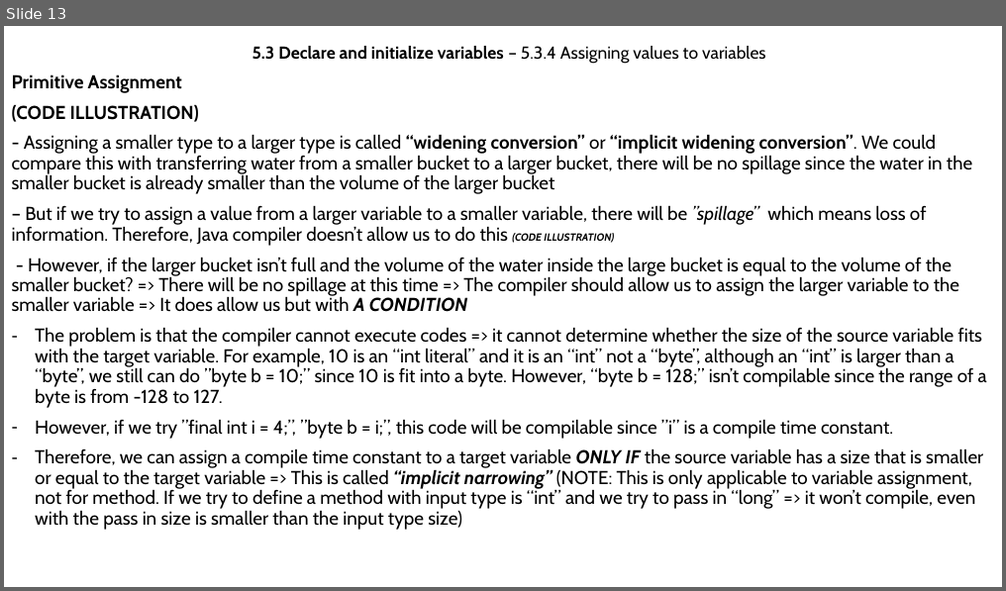
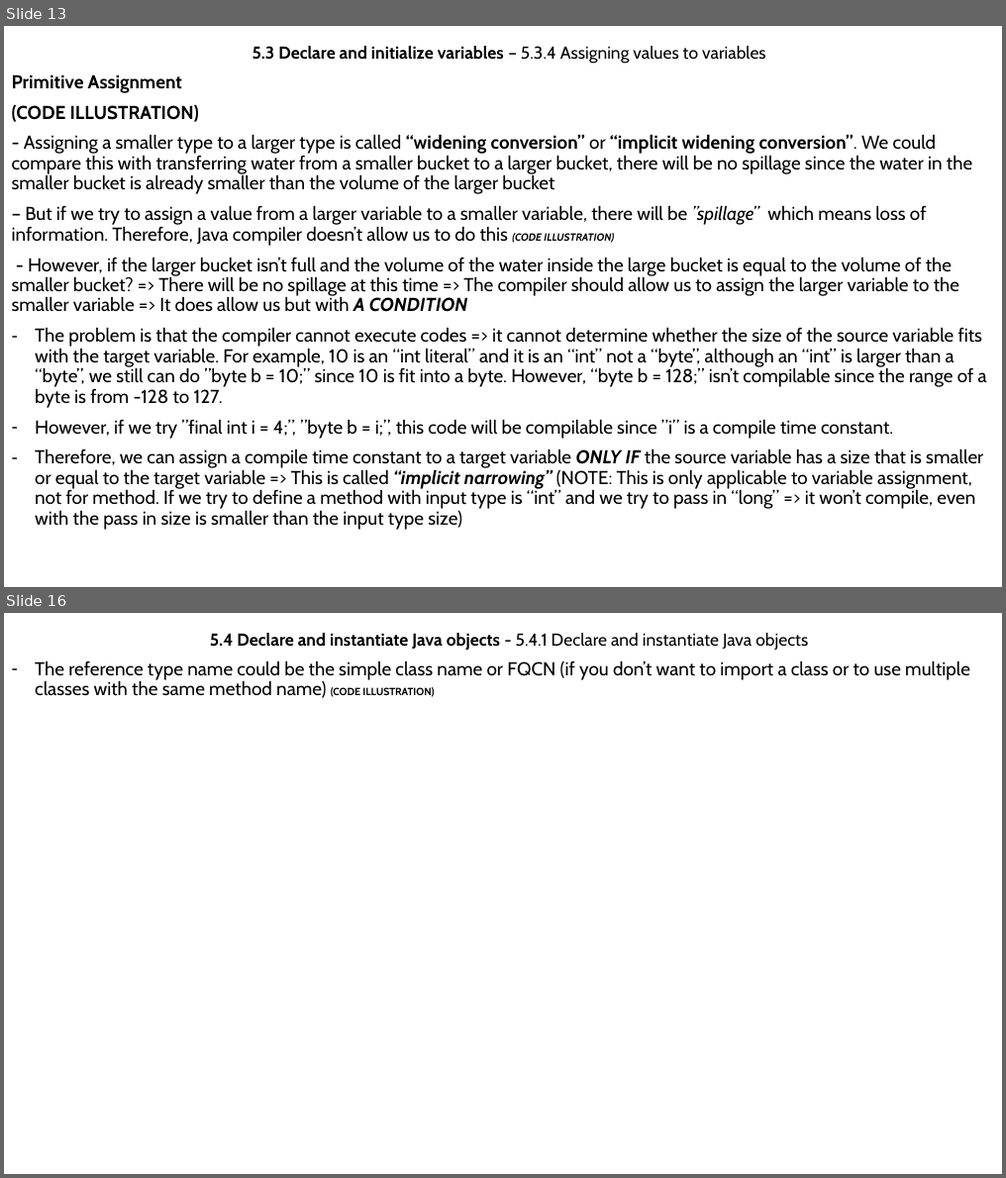
Before and after one commit to MaiDinhVinh/CS-Java, a slide deck: Java SE 8 Teaching Material/Chapter 5 - Working With Java Data Type.pptx. Shown one above the other, each under a label of ours: slide 13 before the commit, slides 13 and 16 after it; the slides between them are not shown. The pictures are 1006x591 and 1006x1178 pixels, drawn with LibreOffice and Linux fonts; fonts in the diff are those of the drawing. Boxes give left, top, right and bottom in pixels: in the first picture for what was removed or moved away, otherwise in the second. Text is boxed around its words. In the diff, an @@ line names an element or a change of style, - is before the commit and + after.

```diff
--- a/Java SE 8 Teaching Material/Chapter 5 - Working With Java Data Type.pptx
+++ b/Java SE 8 Teaching Material/Chapter 5 - Working With Java Data Type.pptx
@@ slide 16 added at (4,613,1002,1174), background #FFFFFF @@
@@ subtitle added at (210,633,808,651), 16.6 pt, text #000000 @@
+5.4 Declare and instantiate Java objects - 5.4.1 Declare and instantiate Java objects
@@ text added at (35,661,970,698), 18 pt, text #000000 @@
+– The reference type name could be the simple class name or FQCN (if you don’t want to import a class or to use multiple classes with the same method name) (CODE ILLUSTRATION)
```
Also in this commit, not shown: 1 slide changed, 1 other slide added.
